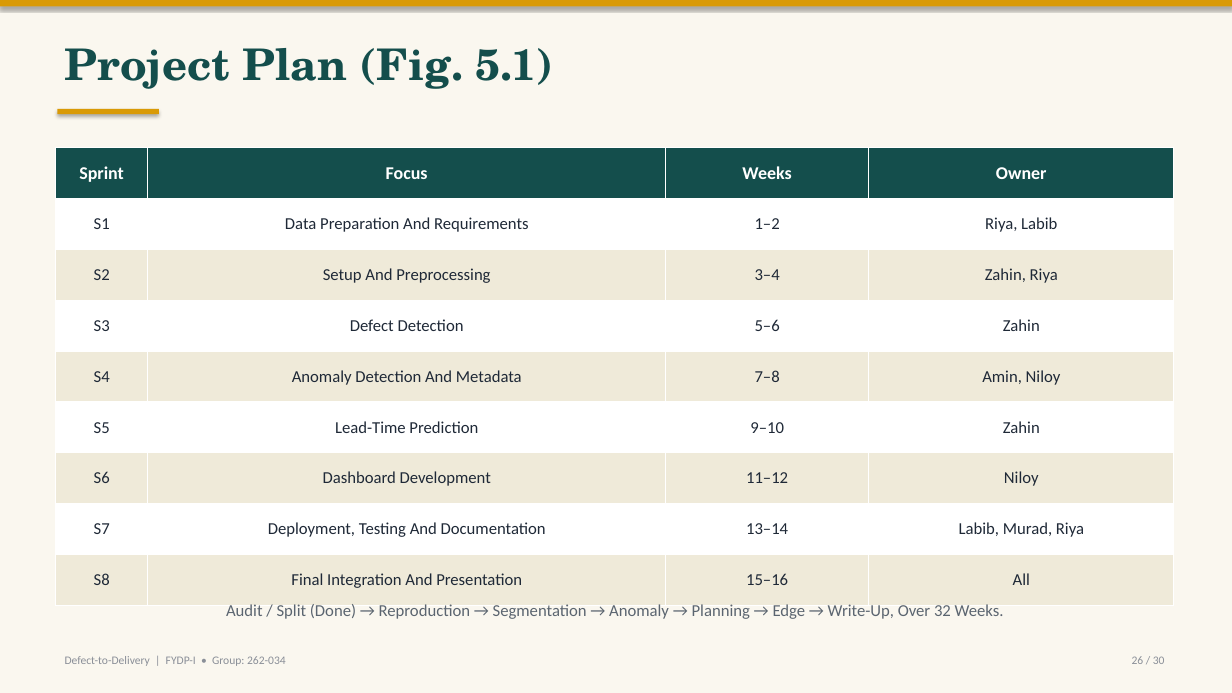
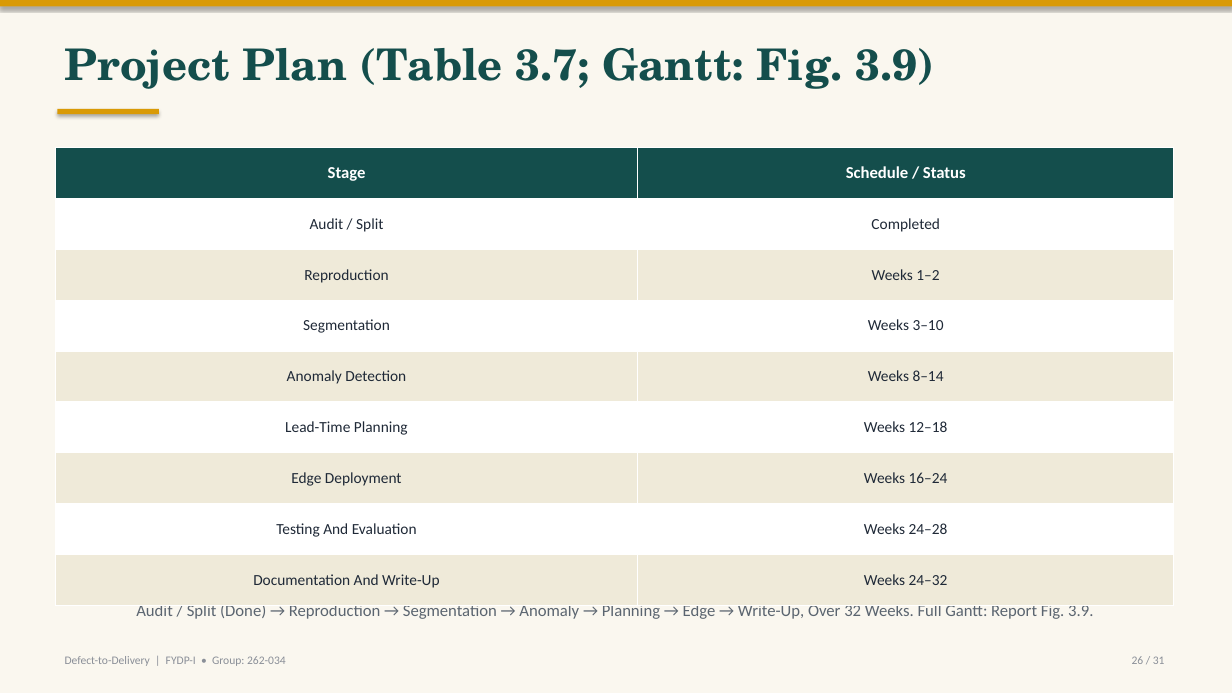
Before and after one commit to labib-ux/FYDP, a slide deck: slide 26 of slides/FYDP-I_Defect-to-Delivery.pptx. Drawn at 1232x693 pixels with LibreOffice and Linux fonts; fonts in the diff are those of the drawing. Boxes give left, top, right and bottom in pixels: in the first picture for what was removed or moved away, otherwise in the second. Text is boxed around its words. In the diff, an @@ line names an element or a change of style, - is before the commit and + after.

Commit message:
Align deck to report: Table 5.1 budget, Table 3.7 plan, report fig refs, CEP slide, benchmark fixes (31 slides)

```diff
--- a/slides/FYDP-I_Defect-to-Delivery.pptx
+++ b/slides/FYDP-I_Defect-to-Delivery.pptx
@@ text at (x1=65, y1=48, x2=934, y2=89): text changed @@
-Project Plan (Fig. 5.1)
+Project Plan (Table 3.7; Gantt: Fig. 3.9)
@@ table at (x1=55, y1=148, x2=1174, y2=605) @@
-column 1: Sprint | S1 | S2 | S3 | S4 | S5 | S6 | S7 | S8
-column 2: Focus | Data Preparation And Requirements | Setup And Preprocessing | Defect Detection | Anomaly Detection And Metadata | Lead-Time Prediction | Dashboard Development | Deployment, Testing And Documentation | Final Integration And Presentation
-column 3: Weeks | 1–2 | 3–4 | 5–6 | 7–8 | 9–10 | 11–12 | 13–14 | 15–16
-column 4: Owner | Riya, Labib | Zahin, Riya | Zahin | Amin, Niloy | Zahin | Niloy | Labib, Murad, Riya | All
+column 1: Stage | Audit / Split | Reproduction | Segmentation | Anomaly Detection | Lead-Time Planning | Edge Deployment | Testing And Evaluation | Documentation And Write-Up
+column 2: Schedule / Status | Completed | Weeks 1–2 | Weeks 3–10 | Weeks 8–14 | Weeks 12–18 | Weeks 16–24 | Weeks 24–28 | Weeks 24–32
@@ text at (x1=136, y1=606, x2=1093, y2=619): text changed @@
-Audit / Split (Done) → Reproduction → Segmentation → Anomaly → Planning → Edge → Write-Up, Over 32 Weeks.
+Audit / Split (Done) → Reproduction → Segmentation → Anomaly → Planning → Edge → Write-Up, Over 32 Weeks. Full Gantt: Report Fig. 3.9.
@@ text at (x1=1132, y1=656, x2=1165, y2=664): text changed @@
-26 / 30
+26 / 31
```
Also in this commit, not shown: 29 other slides changed, 1 slide added.
